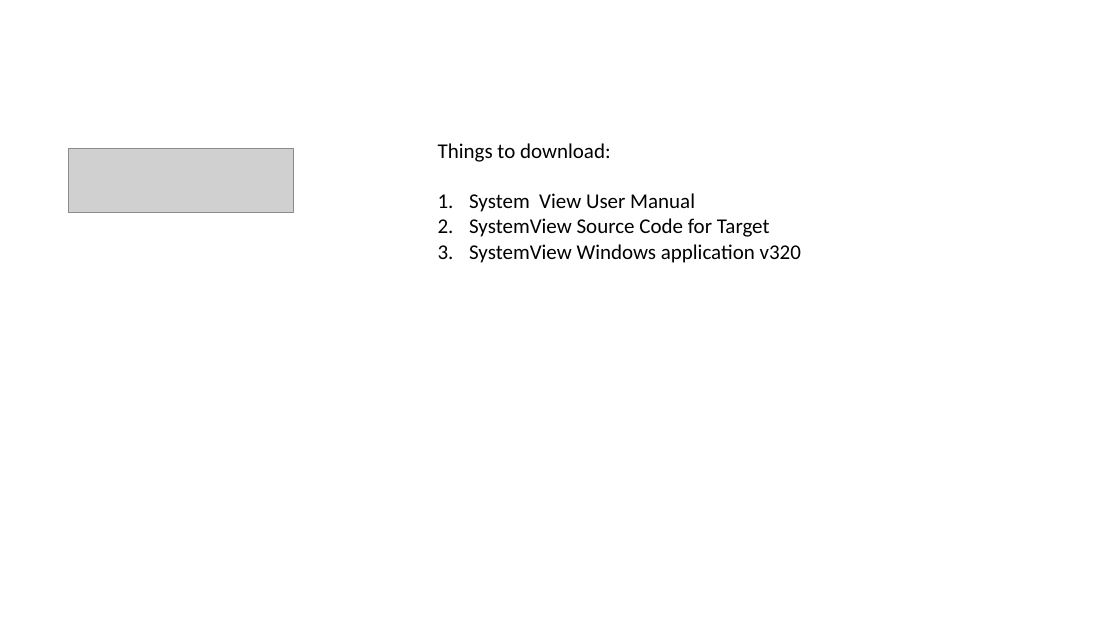
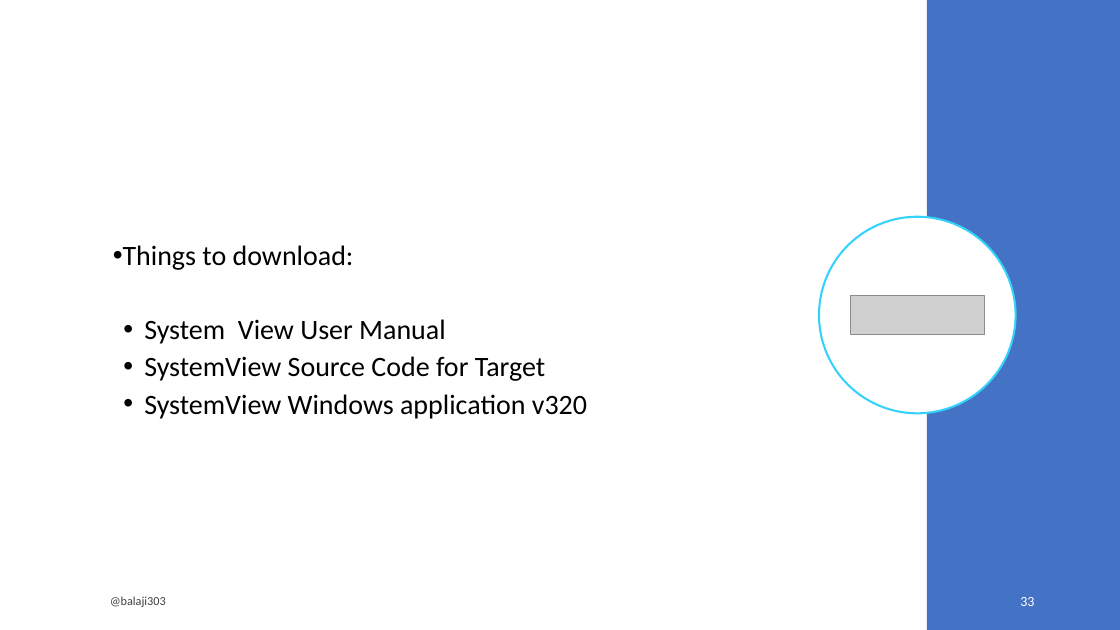
Before and after one commit to balaji303/FreeRTOS, a slide deck: slide 33 of learn/freertos.pptx (slide 32 before the commit). Drawn at 1120x630 pixels with LibreOffice and Linux fonts; fonts in the diff are those of the drawing; grey boxes stand for pictures. Boxes give left, top, right and bottom in pixels: in the first picture for what was removed or moved away, otherwise in the second. Text is boxed around its words. In the diff, an @@ line names an element or a change of style, - is before the commit and + after.

```diff
--- a/learn/freertos.pptx
+++ b/learn/freertos.pptx
@@ rectangle added at [927,0,1120,630], fill #4472C4 @@
@@ text "Things to download:": place and size @@
-text "Things to download:" at [438,143,801,263]
+text "Things to download:" at [123,245,587,419]
@@ text "Things to download:" at [123,245,587,419]: size 18 to 24 pt; bullet none to •; line spacing 1 to 0.9; more space between paragraphs; bullet 1. to •; vertical alignment top to middle @@
@@ ellipse added at [819,217,1016,413], fill #FFFFFF, outline #34D2FB 1.75 pt @@
@@ picture: place and size @@
-picture at [69,148,294,213]
+picture at [850,296,985,334]
@@ text added at [110,596,166,607], 10.5 pt, text #404040 @@
+@balaji303
@@ page number added at [1020,597,1034,606], 12 pt, text #FFFFFF @@
+33
```
Also in this commit, not shown: 32 other slides changed, 34 slides added.
